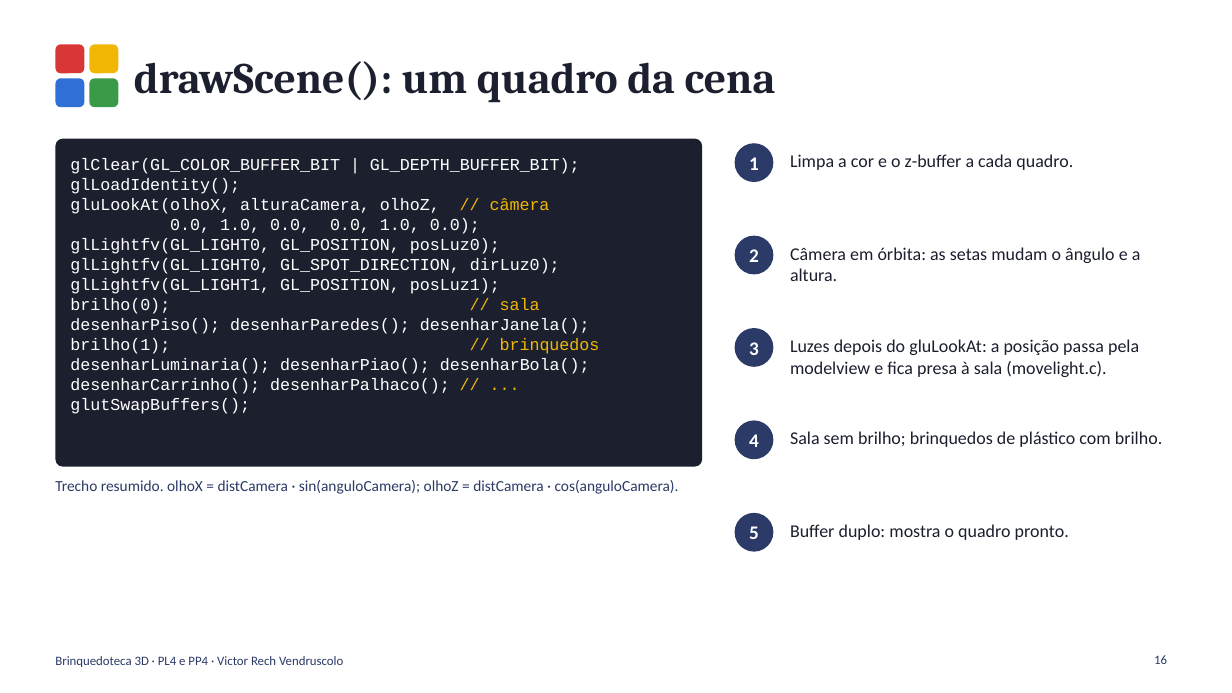
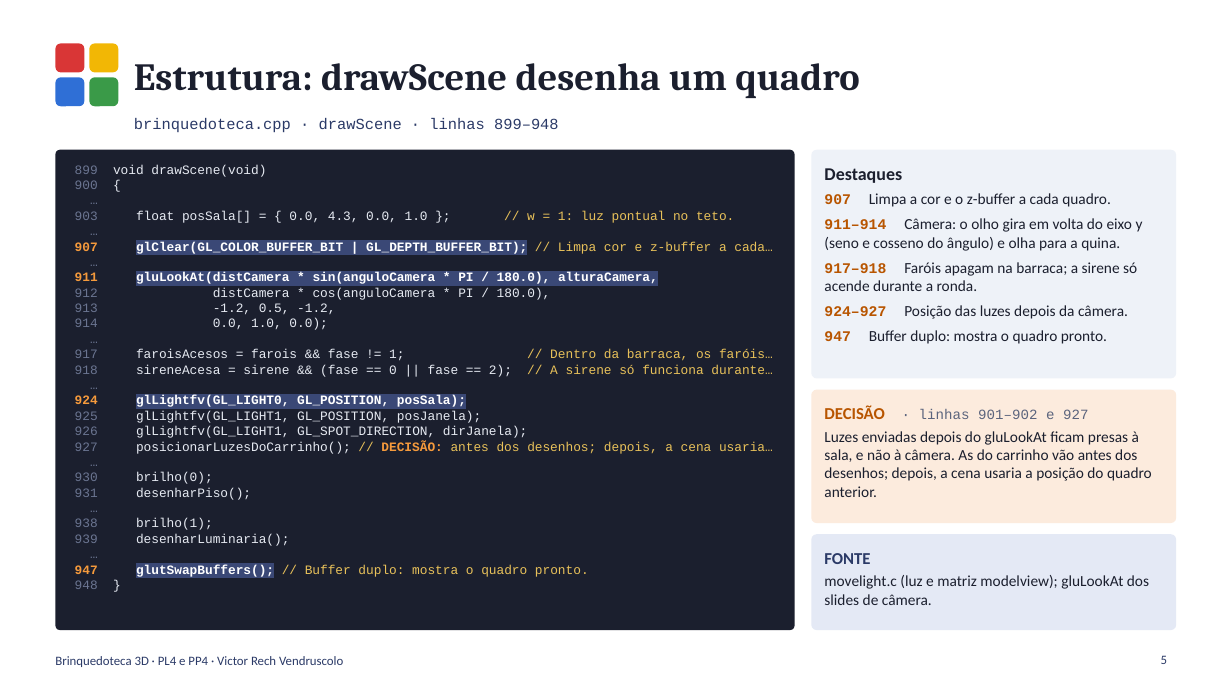
Before and after one commit to VictorVendruscolo/MyUniversity-sCodes, a slide deck: slide 5 of Computacao_Grafica/Trabalho2_CG/PL4_PP4_Victor_Rech_Vendruscolo.pptx (slide 16 before the commit). Drawn at 1232x693 pixels with LibreOffice and Linux fonts; fonts in the diff are those of the drawing. Boxes give left, top, right and bottom in pixels: in the first picture for what was removed or moved away, otherwise in the second. Text is boxed around its words. In the diff, an @@ line names an element or a change of style, - is before the commit and + after.

```diff
--- a/Computacao_Grafica/Trabalho2_CG/PL4_PP4_Victor_Rech_Vendruscolo.pptx
+++ b/Computacao_Grafica/Trabalho2_CG/PL4_PP4_Victor_Rech_Vendruscolo.pptx
@@ title at <box>134,63,859,98</box>: text changed; size 34 to 30 pt @@
-drawScene(): um quadro da cena
+Estrutura: drawScene desenha um quadro
@@ text added at <box>134,118,559,132</box>, 12 pt, text #2B3A67 @@
+brinquedoteca.cpp · drawScene · linhas 899–948
@@ rounded rectangle removed at <box>55,139,702,467</box> @@
-glClear(GL_COLOR_BUFFER_BIT | GL_DEPTH_BUFFER_BIT);
-glLoadIdentity();
-gluLookAt(olhoX, alturaCamera, olhoZ, // câmera
-0.0, 1.0, 0.0, 0.0, 1.0, 0.0);
-glLightfv(GL_LIGHT0, GL_POSITION, posLuz0);
-glLightfv(GL_LIGHT0, GL_SPOT_DIRECTION, dirLuz0);
-glLightfv(GL_LIGHT1, GL_POSITION, posLuz1);
-brilho(0); // sala
-desenharPiso(); desenharParedes(); desenharJanela();
-brilho(1); // brinquedos
-desenharLuminaria(); desenharPiao(); desenharBola();
-desenharCarrinho(); desenharPalhaco(); // ...
-glutSwapBuffers();
@@ ellipse removed at <box>735,143,774,182</box> @@
-1
@@ rounded rectangle added at <box>55,150,795,630</box>, fill #1B1F2E, 10 pt, text #E6EAF2 @@
+899 void drawScene(void)
+900 {
+…
+903 float posSala[] = { 0.0, 4.3, 0.0, 1.0 }; // w = 1: luz pontual no teto.
+…
+907 glClear(GL_COLOR_BUFFER_BIT | GL_DEPTH_BUFFER_BIT); // Limpa cor e z-buffer a cada…
+…
+911 gluLookAt(distCamera * sin(anguloCamera * PI / 180.0), alturaCamera,
+912 distCamera * cos(anguloCamera * PI / 180.0),
+913 -1.2, 0.5, -1.2,
+914 0.0, 1.0, 0.0);
+…
+917 faroisAcesos = farois && fase != 1; // Dentro da barraca, os faróis…
+918 sireneAcesa = sirene && (fase == 0 || fase == 2); // A sirene só funciona durante…
+…
+924 glLightfv(GL_LIGHT0, GL_POSITION, posSala);
+925 glLightfv(GL_LIGHT1, GL_POSITION, posJanela);
+926 glLightfv(GL_LIGHT1, GL_SPOT_DIRECTION, dirJanela);
+927 posicionarLuzesDoCarrinho(); // DECISÃO: antes dos desenhos; depois, a cena usaria…
+…
+930 brilho(0);
+931 desenharPiso();
+…
+938 brilho(1);
+939 desenharLuminaria();
+…
+947 glutSwapBuffers(); // Buffer duplo: mostra o quadro pronto.
+948 }
@@ text removed at <box>790,154,1073,170</box> @@
-Limpa a cor e o z-buffer a cada quadro.
@@ rounded rectangle added at <box>811,150,1177,379</box>, fill #EEF2F8, 12 pt, text #1B1F2E @@
+Destaques
+907 Limpa a cor e o z-buffer a cada quadro.
+911–914 Câmera: o olho gira em volta do eixo y (seno e cosseno do ângulo) e olha para a quina.
+917–918 Faróis apagam na barraca; a sirene só acende durante a ronda.
+924–927 Posição das luzes depois da câmera.
+947 Buffer duplo: mostra o quadro pronto.
@@ ellipse removed at <box>735,236,774,274</box> @@
-2
@@ text removed at <box>790,247,1141,281</box> @@
-Câmera em órbita: as setas mudam o ângulo e a altura.
@@ ellipse removed at <box>735,328,774,367</box> @@
-3
@@ text removed at <box>790,339,1139,377</box> @@
-Luzes depois do gluLookAt: a posição passa pela modelview e fica presa à sala (movelight.c).
@@ rounded rectangle added at <box>811,390,1177,524</box>, fill #FCEBDD, 12 pt, text #1B1F2E @@
+DECISÃO · linhas 901–902 e 927
+Luzes enviadas depois do gluLookAt ficam presas à sala, e não à câmera. As do carrinho vão antes dos desenhos; depois, a cena usaria a posição do quadro anterior.
@@ ellipse removed at <box>735,421,774,459</box> @@
-4
@@ text removed at <box>790,431,1162,447</box> @@
-Sala sem brilho; brinquedos de plástico com brilho.
@@ text removed at <box>55,480,679,494</box> @@
-Trecho resumido. olhoX = distCamera · sin(anguloCamera); olhoZ = distCamera · cos(anguloCamera).
@@ text removed at <box>790,524,1069,540</box> @@
-Buffer duplo: mostra o quadro pronto.
@@ rounded rectangle added at <box>811,534,1177,630</box>, fill #E4E9F5, 12 pt, text #1B1F2E @@
+FONTE
+movelight.c (luz e matriz modelview); gluLookAt dos slides de câmera.
@@ page number: place and size @@
-page number at <box>735,513,774,552</box>
+page number at <box>1161,655,1167,664</box>
@@ page number at <box>1161,655,1167,664</box>: size 15 to 10 pt, text colour #FFFFFF to #2B3A67, bold off; alignment centre to right; vertical alignment middle to top; fill #2B3A67 to none @@
@@ page number removed at <box>1154,655,1167,664</box> @@
-16
```
Also in this commit, not shown: 4 other slides changed, 16 slides added, 16 slides removed, 7 other files.
